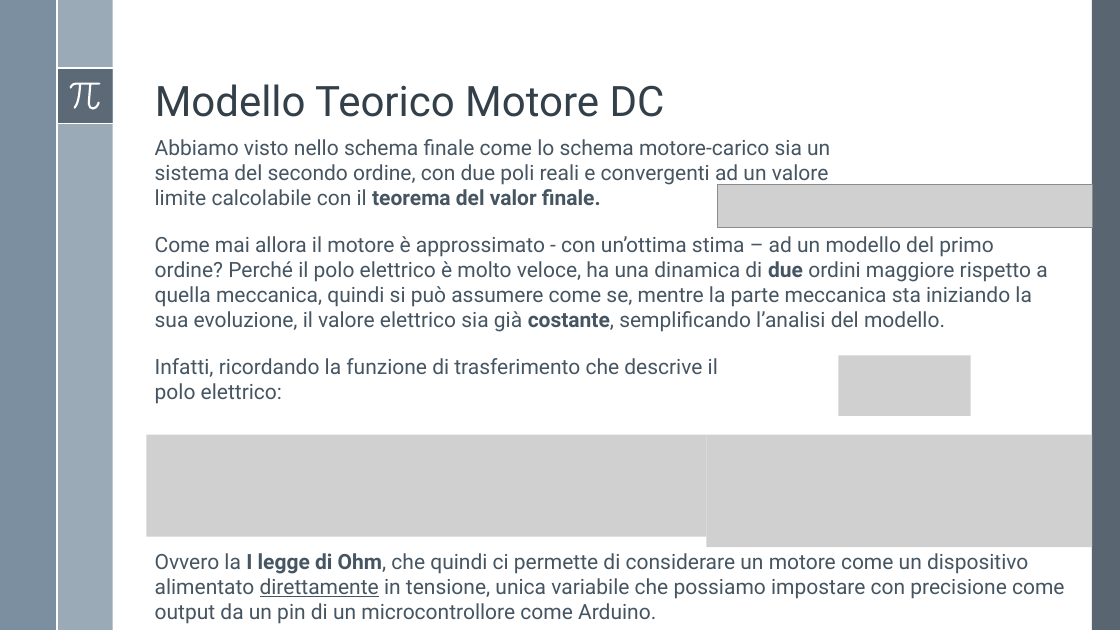
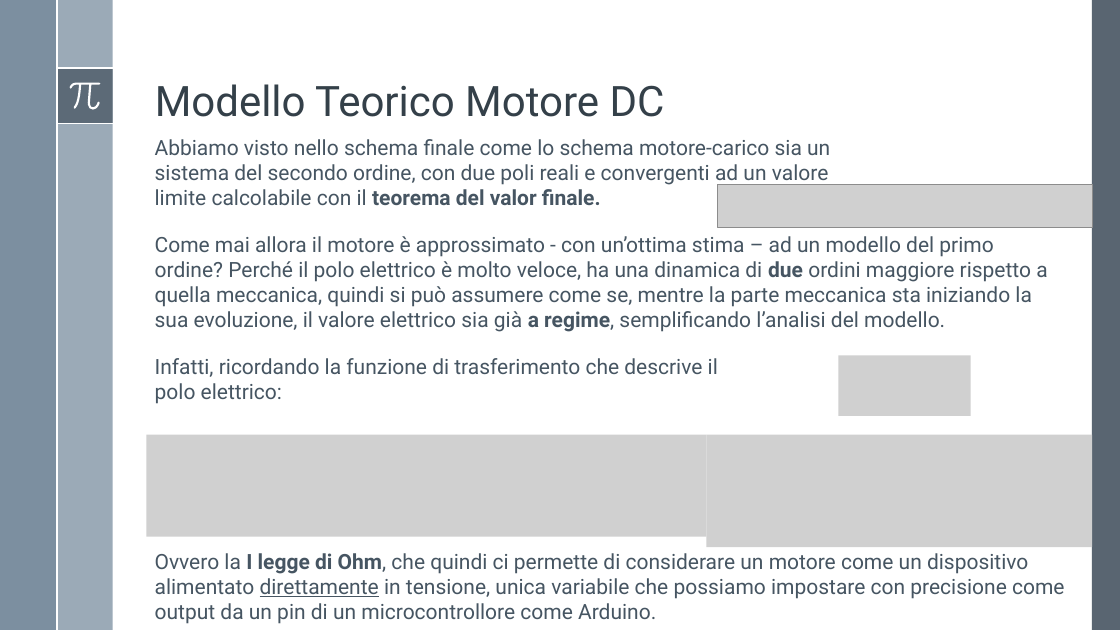
Before and after one commit to Alfystar/mv-Project, a slide deck: slide 7 of 00_Relazione/Modello e identificazione di un motore DC/Modello e identificazione di un motore DC.pptx. Drawn at 1120x630 pixels with LibreOffice and Linux fonts; fonts in the diff are those of the drawing; grey boxes stand for pictures. Boxes give left, top, right and bottom in pixels: in the first picture for what was removed or moved away, otherwise in the second. Text is boxed around its words. In the diff, an @@ line names an element or a change of style, - is before the commit and + after.

```diff
--- a/00_Relazione/Modello e identificazione di un motore DC/Modello e identificazione di un motore DC.pptx
+++ b/00_Relazione/Modello e identificazione di un motore DC/Modello e identificazione di un motore DC.pptx
@@ text at bbox=[155, 236, 1047, 332]: text changed @@
-Come mai allora il motore è approssimato - con un’ottima stima – ad un modello del primo ordine? Perché il polo elettrico è molto veloce, ha una dinamica di due ordini maggiore rispetto a quella meccanica, quindi si può assumere come se, mentre la parte meccanica sta iniziando la sua evoluzione, il valore elettrico sia già costante, semplificando l’analisi del modello.
+Come mai allora il motore è approssimato - con un’ottima stima – ad un modello del primo ordine? Perché il polo elettrico è molto veloce, ha una dinamica di due ordini maggiore rispetto a quella meccanica, quindi si può assumere come se, mentre la parte meccanica sta iniziando la sua evoluzione, il valore elettrico sia già a regime, semplificando l’analisi del modello.
```
Also in this commit, not shown: 4 other slides changed, 2 slides added, 3 slides removed, 4 other files.
